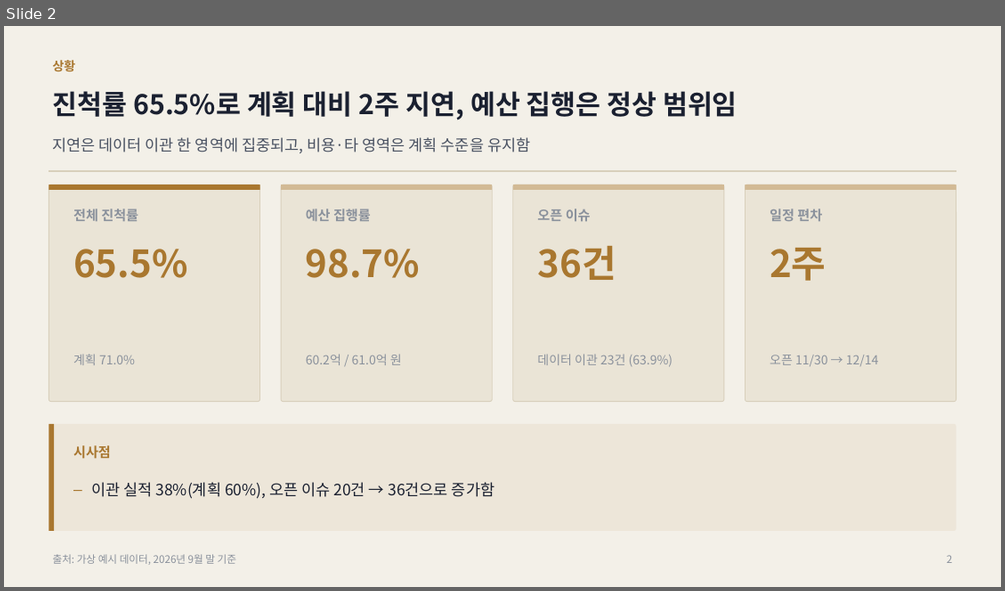
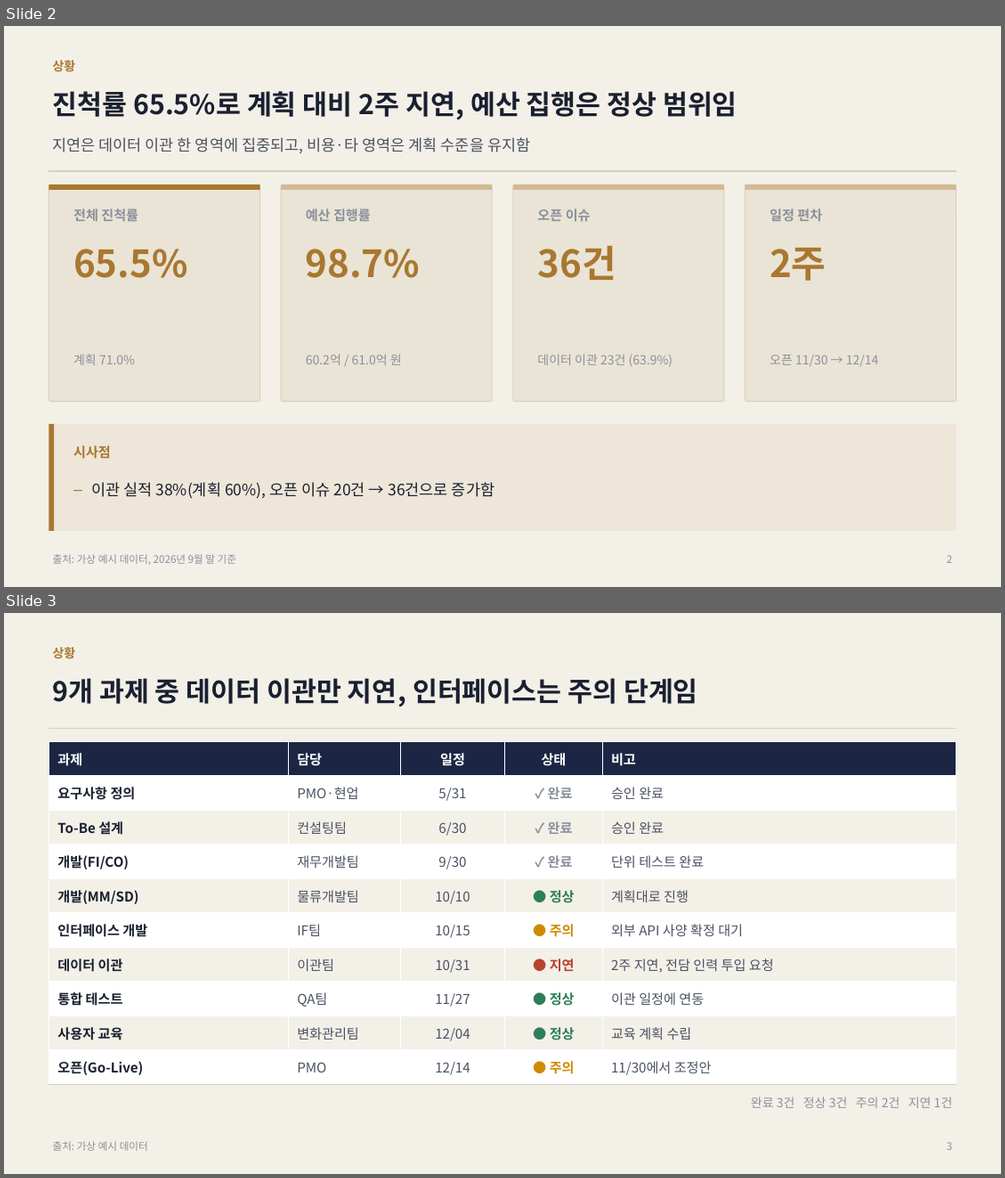
Before and after one commit to coindesktop/Awesome-PPT-SKILL, a slide deck: examples/project-status/deck.pptx. Shown one above the other, each under a label of ours: slide 2 before the commit, slides 2 and 3 after it. The pictures are 1005x591 and 1005x1178 pixels, drawn with LibreOffice and Linux fonts; fonts in the diff are those of the drawing. Boxes give left, top, right and bottom in pixels: in the first picture for what was removed or moved away, otherwise in the second. Text is boxed around its words. In the diff, an @@ line names an element or a change of style, - is before the commit and + after.

```diff
--- a/examples/project-status/deck.pptx
+++ b/examples/project-status/deck.pptx
@@ slide 3 added at [4,613,1001,1174], background #F3F0E8 @@
@@ text added at [53,647,76,658], 12 pt, text #A9772F, bold @@
+상황
@@ title added at [53,678,698,707], 26 pt, text #1A2030, bold @@
+9개 과제 중 데이터 이관만 지연, 인터페이스는 주의 단계임
@@ line added from (48, 728) to (956, 728), #D8CFBB 1 pt @@
@@ table added at [48,742,956,1084], 10 rows, 5 columns @@
+과제 | 담당 | 일정 | 상태 | 비고
+요구사항 정의 | PMO·현업 | 5/31 | ✓ 완료 | 승인 완료
+To-Be 설계 | 컨설팅팀 | 6/30 | ✓ 완료 | 승인 완료
+개발(FI/CO) | 재무개발팀 | 9/30 | ✓ 완료 | 단위 테스트 완료
+개발(MM/SD) | 물류개발팀 | 10/10 | ● 정상 | 계획대로 진행
+인터페이스 개발 | IF팀 | 10/15 | ● 주의 | 외부 API 사양 확정 대기
+데이터 이관 | 이관팀 | 10/31 | ● 지연 | 2주 지연, 전담 인력 투입 요청
+통합 테스트 | QA팀 | 11/27 | ● 정상 | 이관 일정에 연동
+사용자 교육 | 변화관리팀 | 12/04 | ● 정상 | 교육 계획 수립
+오픈(Go-Live) | PMO | 12/14 | ● 주의 | 11/30에서 조정안
@@ text added at [751,1096,953,1108], 12 pt, text #8A919C @@
+완료 3건 정상 3건 주의 2건 지연 1건
@@ text added at [53,1141,148,1151], 10 pt, text #8A919C @@
+출처: 가상 예시 데이터
@@ text added at [947,1142,952,1150], 10 pt, text #8A919C @@
+3
```
Also in this commit, not shown: 8 slides changed, 12 other files.
